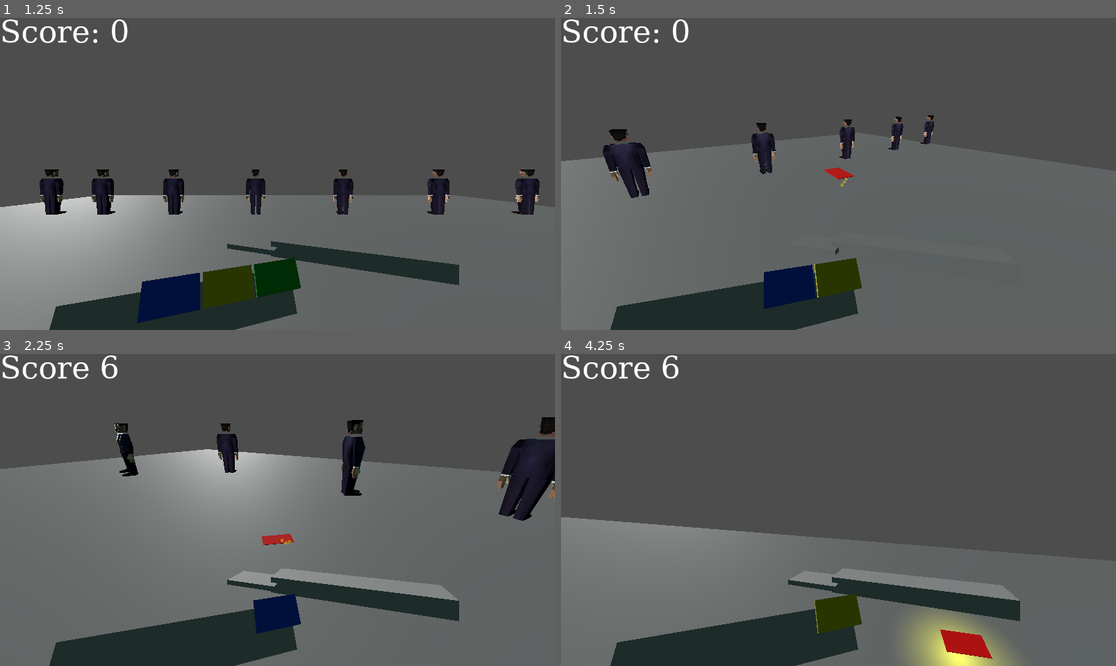
Above: before the commit, frames 1-4 (two rows, left to right).
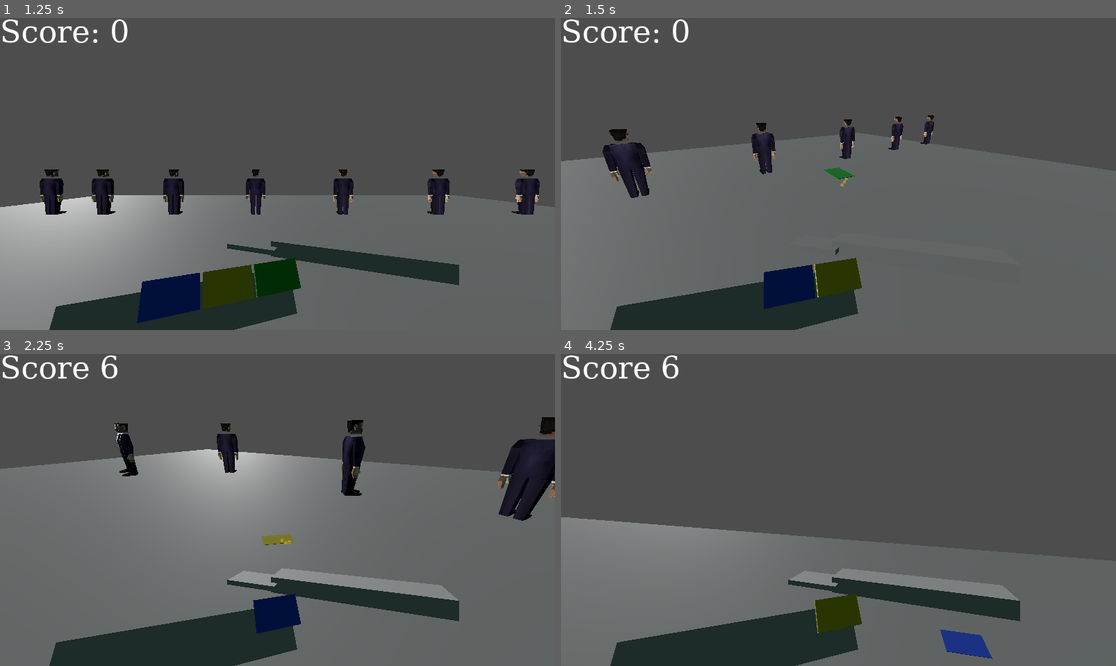
Above: after the commit, the same moments.

Repository: BlackBrad/network-ninja
Game: Godot game, scene res://scenes/main_menu.tscn
The game is run twice, just before and just after one commit, with the same random seed, the same clock (stepped at 60 frames per second) and the same inputs.
Inputs (mouse positions are in pixels of both pictures, inside the frame that each line leads up to):
- Up to frame 1 (1.25 s): click "Start Game" at 0.5 s
- Up to frame 2 (1.5 s): tap Enter (ui_accept) at 1.25 s; move the mouse to (866, 174) at 1.27 s; hold W (move_forward) from 1.28 s (still down); click (866, 174) at 1.35 s
- Up to frame 3 (2.25 s): keep holding W (move_forward); tap Enter (ui_accept) at 1.52 s; move the mouse to (249, 510) at 2.02 s; click (249, 510) at 2.1 s
- Up to frame 4 (4.25 s): keep holding W (move_forward); tap Enter (ui_accept) at 2.27, 3.77 s; move the mouse to (849, 503) at 2.77 s; click (849, 503) at 2.85 s; move the mouse to (832, 516) at 3.52 s; click (832, 516) at 3.6 s

Frame 1 is identical in both runs. In frame 2, 0.1% of the frame differs, in the area x 47-53%, y 47-52%; in frame 3, 0.2%; in frame 4, 2.5%, in the area x 62-82%, y 82-100%.

Commit message:
Add card types to thrown cards and pickups

Diff:
--- a/scenes/business_card.tscn
+++ b/scenes/business_card.tscn
@@ -1,15 +1,10 @@
-[gd_scene load_steps=8 format=3 uid="uid://1ne1yvouw68r"]
+[gd_scene load_steps=7 format=3 uid="uid://1ne1yvouw68r"]
 
 [ext_resource type="Script" path="res://scripts/business_card.gd" id="1_w3bbw"]
+[ext_resource type="PackedScene" uid="uid://bl5jlte0tuf3e" path="res://scenes/business_card_view_model.tscn" id="2_a63k7"]
 
 [sub_resource type="SphereShape3D" id="SphereShape3D_63qgs"]
 radius = 0.35
-
-[sub_resource type="StandardMaterial3D" id="StandardMaterial3D_i1lht"]
-albedo_color = Color(1, 0, 0, 1)
-
-[sub_resource type="BoxMesh" id="BoxMesh_e7jxh"]
-material = SubResource("StandardMaterial3D_i1lht")
 
 [sub_resource type="ParticleProcessMaterial" id="ParticleProcessMaterial_wssh0"]
 spread = 20.0
@@ -40,10 +35,8 @@
 transform = Transform3D(0.2, 0, 0, 0, 0.2, 0, 0, 0, 0.2, 0, 0, 0)
 shape = SubResource("SphereShape3D_63qgs")
 
-[node name="Mesh" type="MeshInstance3D" parent="."]
+[node name="Mesh" parent="." instance=ExtResource("2_a63k7")]
 transform = Transform3D(0.107739, 0, -0.000996923, 0, 0.00125324, 0, 0.00178466, 0, 0.0601836, 0, 0, 0)
-mesh = SubResource("BoxMesh_e7jxh")
-skeleton = NodePath("")
 
 [node name="WackyTrail" type="GPUParticles3D" parent="."]
 amount = 120
--- a/scenes/business_card_pickup.tscn
+++ b/scenes/business_card_pickup.tscn
@@ -1,12 +1,7 @@
-[gd_scene load_steps=7 format=3 uid="uid://dobw6bd0pn5uq"]
+[gd_scene load_steps=8 format=3 uid="uid://dobw6bd0pn5uq"]
 
 [ext_resource type="Script" path="res://scripts/business_card_pickup.gd" id="1_exwbm"]
-
-[sub_resource type="StandardMaterial3D" id="StandardMaterial3D_8uu0b"]
-albedo_color = Color(1, 0, 0, 1)
-
-[sub_resource type="BoxMesh" id="BoxMesh_me62c"]
-material = SubResource("StandardMaterial3D_8uu0b")
+[ext_resource type="PackedScene" uid="uid://bl5jlte0tuf3e" path="res://scenes/business_card_view_model.tscn" id="2_ccd1g"]
 
 [sub_resource type="StandardMaterial3D" id="StandardMaterial3D_u6pfb"]
 billboard_mode = 3
@@ -21,15 +16,20 @@
 [sub_resource type="SphereShape3D" id="SphereShape3D_py2di"]
 radius = 0.4
 
+[sub_resource type="StandardMaterial3D" id="StandardMaterial3D_pf4cq"]
+albedo_color = Color(0.0470588, 0.0470588, 0.0470588, 1)
+
+[sub_resource type="BoxMesh" id="BoxMesh_4pb5j"]
+material = SubResource("StandardMaterial3D_pf4cq")
+
 [node name="BusinessCardPickup" type="Area3D"]
 script = ExtResource("1_exwbm")
 
-[node name="Mesh" type="MeshInstance3D" parent="."]
+[node name="Mesh" parent="." instance=ExtResource("2_ccd1g")]
 transform = Transform3D(0.499931, 0, -0.00460434, 0, 0.005, 0, 0.00828119, 0, 0.277962, 0, 0, 0)
-mesh = SubResource("BoxMesh_me62c")
-skeleton = NodePath("")
 
 [node name="CPUParticles3D" type="CPUParticles3D" parent="Mesh"]
+transform = Transform3D(1, 0, -9.31323e-10, 0, 1, 0, -1.86265e-09, 0, 1, 0, 0, 0)
 visible = false
 mesh = SubResource("QuadMesh_fyke7")
 emission_shape = 6
@@ -48,15 +48,21 @@
 hue_variation_min = -0.7
 hue_variation_max = 0.32
 
-[node name="OmniLight3D" type="OmniLight3D" parent="Mesh"]
+[node name="WhyDidThisLightBreak" type="OmniLight3D" parent="Mesh"]
+visible = false
 light_color = Color(0.905882, 0.901961, 0.211765, 1)
-distance_fade_enabled = true
 distance_fade_begin = 20.0
 distance_fade_length = 5.0
 omni_range = 1.0
+omni_attenuation = 2.0
 
 [node name="CollisionShape3D" type="CollisionShape3D" parent="."]
 transform = Transform3D(1, 0, 0, 0, 1, 0, 0, 0, 1, 0, 0.4, 0)
 shape = SubResource("SphereShape3D_py2di")
 
+[node name="MeshInstance3D" type="MeshInstance3D" parent="."]
+transform = Transform3D(1, 0, 0, 0, 1, 0, 0, 0, 1, 0, -1, 0)
+visible = false
+mesh = SubResource("BoxMesh_4pb5j")
+
 [connection signal="body_entered" from="." to="." method="_on_body_entered"]
--- a/scripts/business_card.gd
+++ b/scripts/business_card.gd
@@ -9,10 +9,11 @@
 var velocity = Vector3()
 var acceleration = Vector3()
 var _flight_time = 0.0
+var card_type = 1
 
 # Called when the node enters the scene tree for the first time.
 func _ready():
-	pass # Replace with function body.
+	$Mesh.set_business_card_type(card_type)
 
 
 # Called every frame. 'delta' is the elapsed time since the previous frame.
@@ -45,7 +46,9 @@
 		var root = get_node("/root/test_level")
 		# TODO: Do we need to look at pooling these for perf
 		var instance = pickup_prefab.instantiate()
+		instance.card_type = card_type
 		root.add_child(instance)
 		instance.global_position = global_position
 
+
 	queue_free()
--- a/scripts/business_card_pickup.gd
+++ b/scripts/business_card_pickup.gd
@@ -3,6 +3,10 @@
 var t = 0.0
 @export var amplitude = 0.4
 @export var frequency = 1.5
+@export var card_type = 1
+
+func _ready():
+	$Mesh.set_business_card_type(card_type)
 
 func _process(delta):
 	# Sin wave bob
@@ -15,5 +19,5 @@
 	if body.is_in_group("player"):
 		# TODO: Give player card back?
 		print("picked up business card")
-		body.pickup_card(1)
+		body.pickup_card(card_type)
 		queue_free()
--- a/scripts/player.gd
+++ b/scripts/player.gd
@@ -30,11 +30,21 @@
 
 
 func handle_business_card():
+	# Update hand
+	var new_hand = hand
+	var card_type = new_hand.pop_front()
+	if not card_type:
+		card_type = 1 # If player hand empty spawn default card type
+	new_hand.append(0)
+	update_hand(new_hand)
+
 	print("spawning business card")
+
 	# FIXME: Don't hard-code this, need to spawn the nodes under something in all our levels
 	var root = get_node("/root/test_level")
 	# TODO: Do we need to look at pooling these for perf
 	var instance = business_card_prefab.instantiate()
+	instance.card_type = card_type
 	root.add_child(instance)
 	var spawner = $Pivot/Camera3D/CardEmitter
 	instance.global_position = spawner.global_position
@@ -47,11 +57,6 @@
 	print("%f %f" % [rel.x, rel.y])
 	instance.acceleration = right * rel.x * -1000.0
 
-	# Update hand
-	var new_hand = hand
-	new_hand.pop_front()
-	new_hand.append(0)
-	update_hand(new_hand)
 
 func _physics_process(delta):
 	# Add the gravity.
